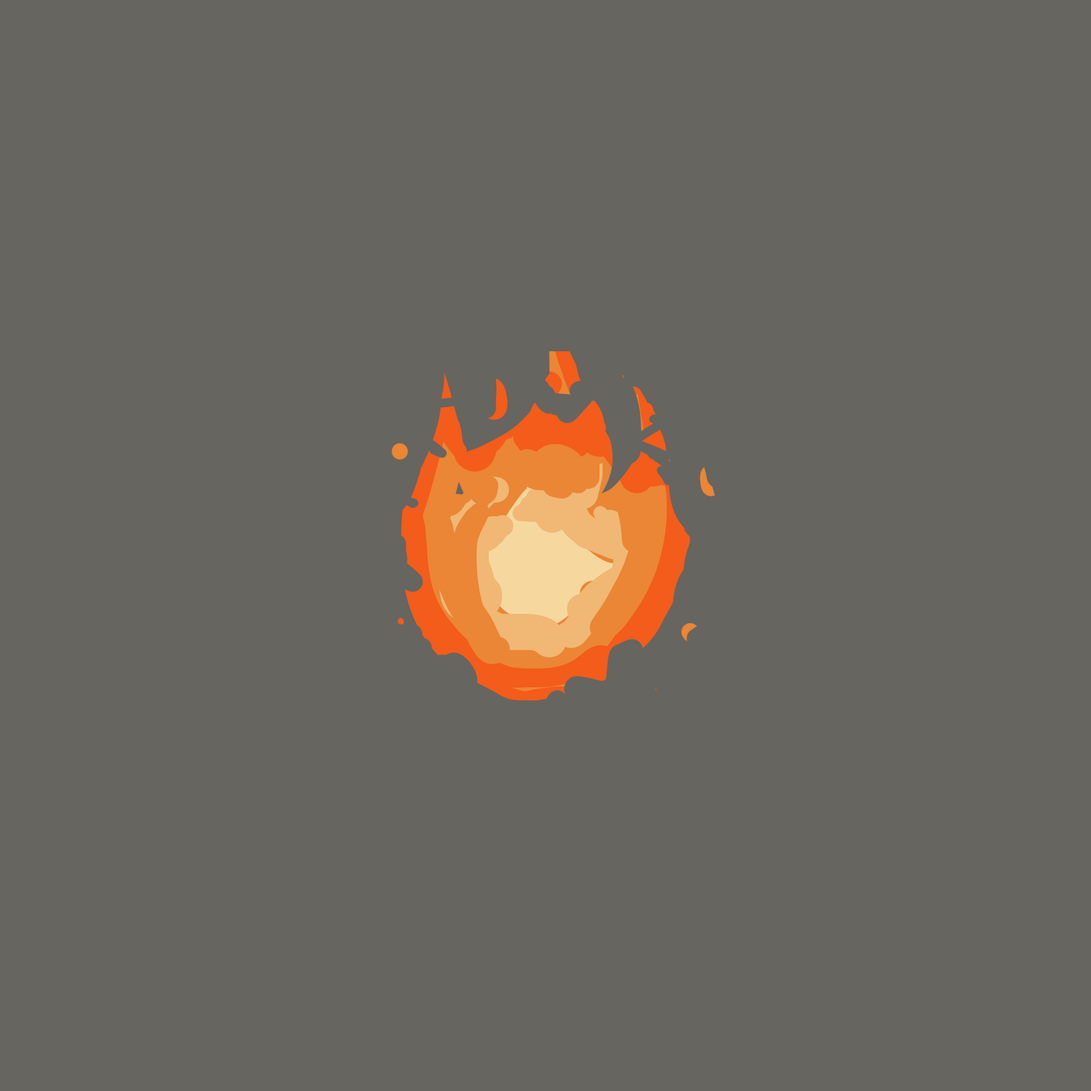
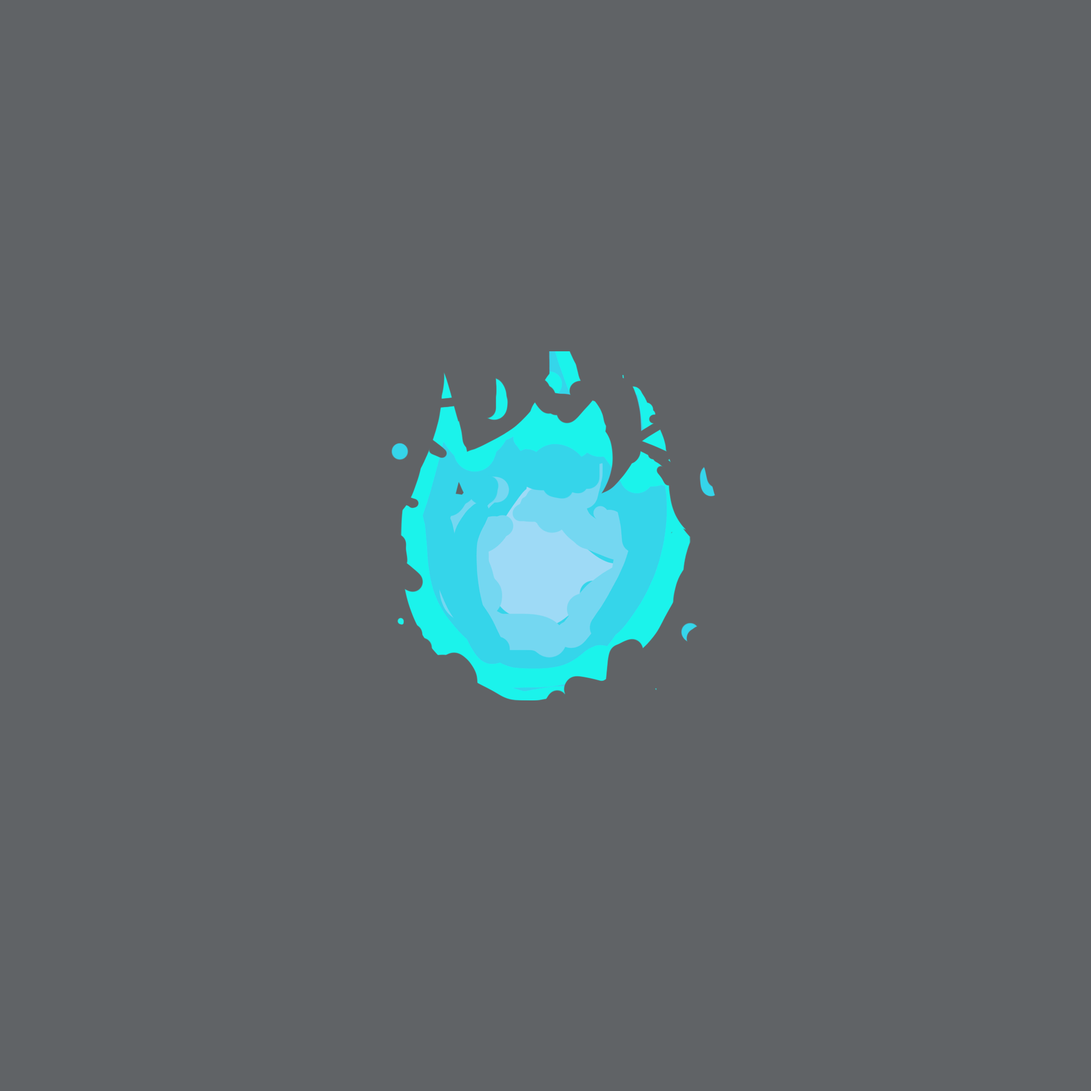
Layer changes from the first 1091×1091 image to the second:
pixels changed over [0, 0, 1091, 1091] (layer not identified)
